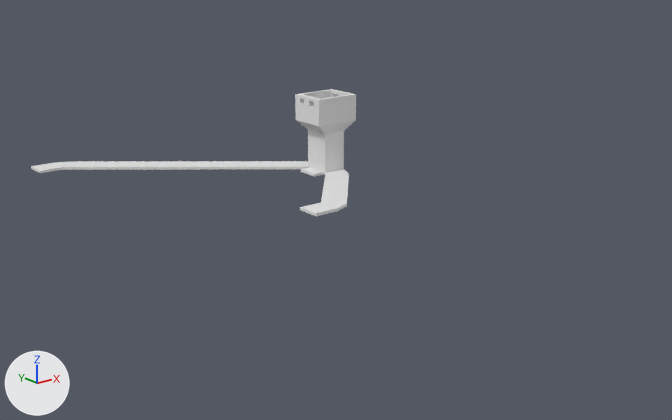
The Blender file track-ir_v4_final.blend, before and after one commit.
Rendered twice from a camera (50 mm lens) standing at (-208.0, -162.0, 94.0) and looking at (-27.0, 65.0, 3.0). Every picture has the same lights, and +X, +Y and +Z are marked at lower left.

Objects in the first picture: 'top_cover'.
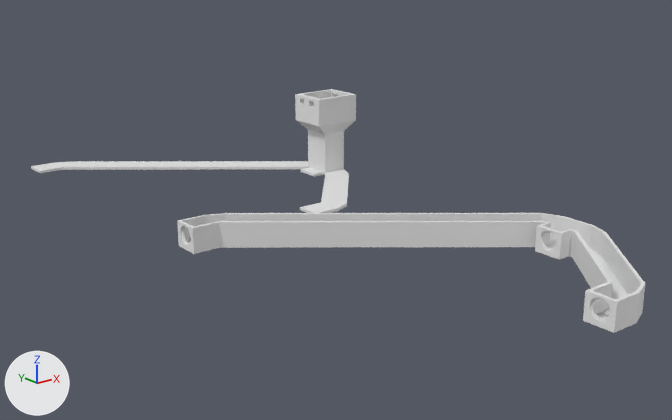
Commit message: Showing both base and top cover by default in blend file

Changed parts and their boxes (x1, y1, x2, y2) in the pictures (672 x 420 px):
'base', shown: after (177, 213, 645, 333)

Diff of the bpy script that builds the scene:
```diff
--- a/track-ir_v4_final.blend.py
+++ b/track-ir_v4_final.blend.py
@@ ob_base @@
 ob_base.scale = (-1.0, 1.0, 1.0)
-ob_base.hide_set(True)
```
